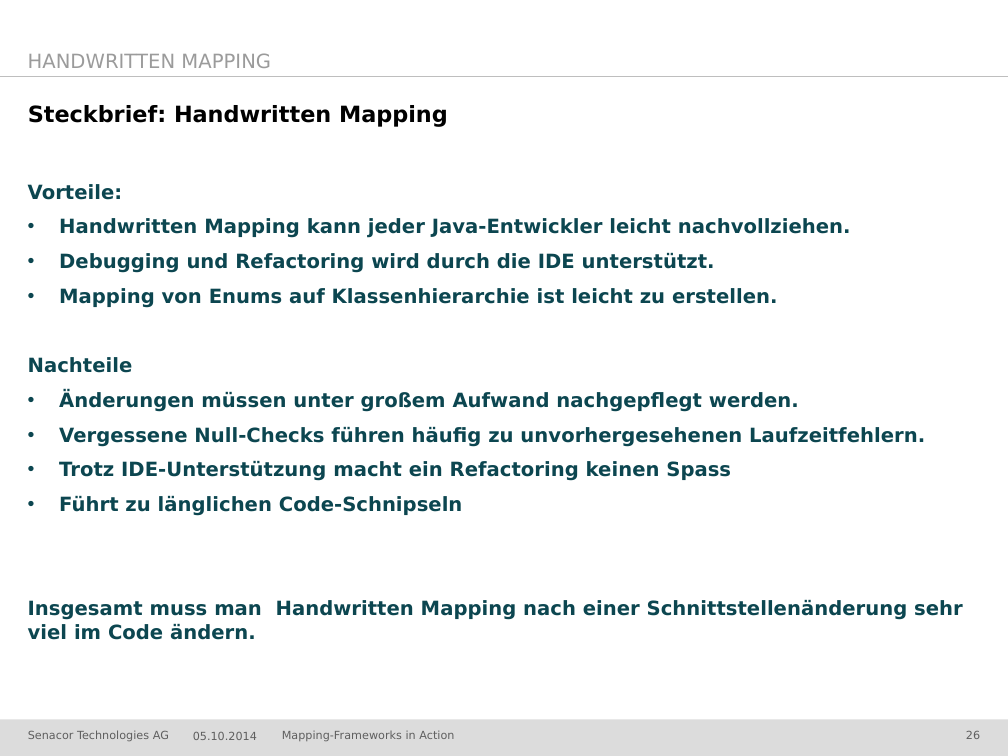
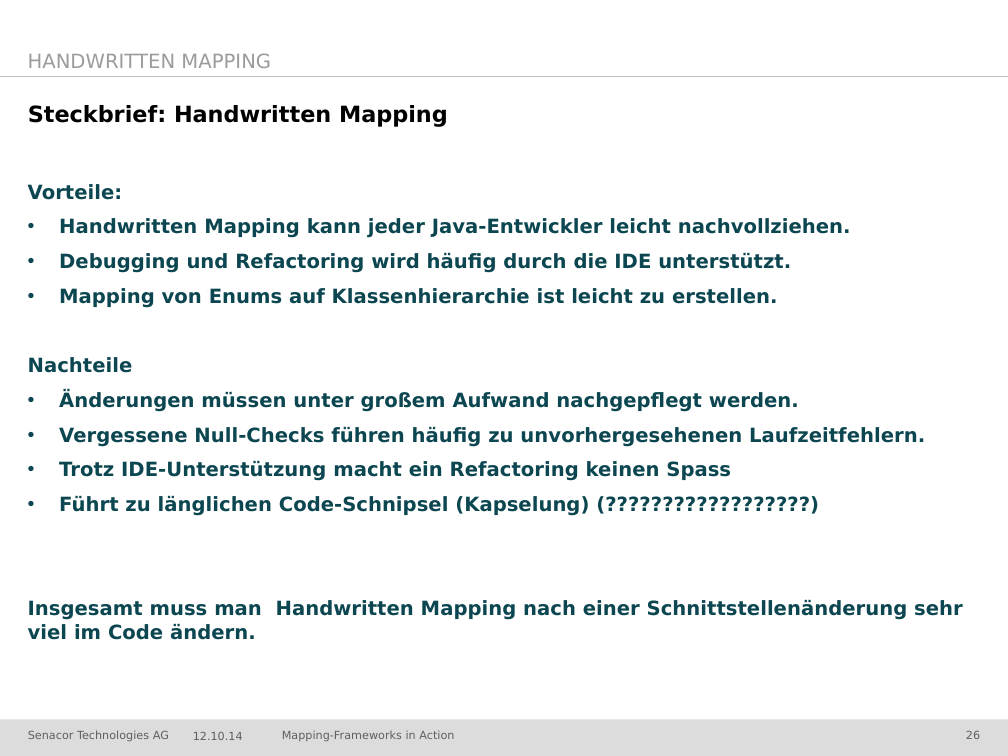
Before and after one commit to jschwalb/Mappings, a slide deck: slide 26 of presentation.pptx. Drawn at 1008x756 pixels with LibreOffice and Linux fonts; fonts in the diff are those of the drawing; background and template pictures are left out. Boxes give left, top, right and bottom in pixels: in the first picture for what was removed or moved away, otherwise in the second. Text is boxed around its words. In the diff, an @@ line names an element or a change of style, - is before the commit and + after.

```diff
--- a/presentation.pptx
+++ b/presentation.pptx
@@ text at bbox=[59, 252, 791, 273]: text changed @@
-• Debugging und Refactoring wird durch die IDE unterstützt.
+• Debugging und Refactoring wird häufig durch die IDE unterstützt.
@@ text at bbox=[59, 495, 589, 516]: text changed @@
-• Führt zu länglichen Code-Schnipseln
+• Führt zu länglichen Code-Schnipsel (Kapselung) (??????????????????)
@@ text at bbox=[193, 732, 243, 740]: text changed @@
-05.10.2014
+12.10.14
```
Also in this commit, not shown: 48 other slides changed.
